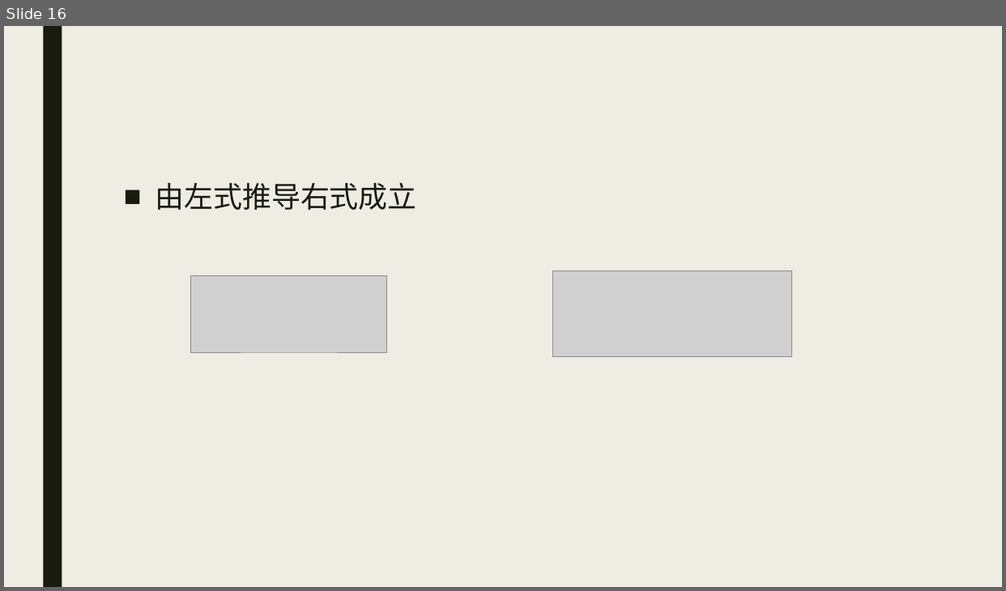
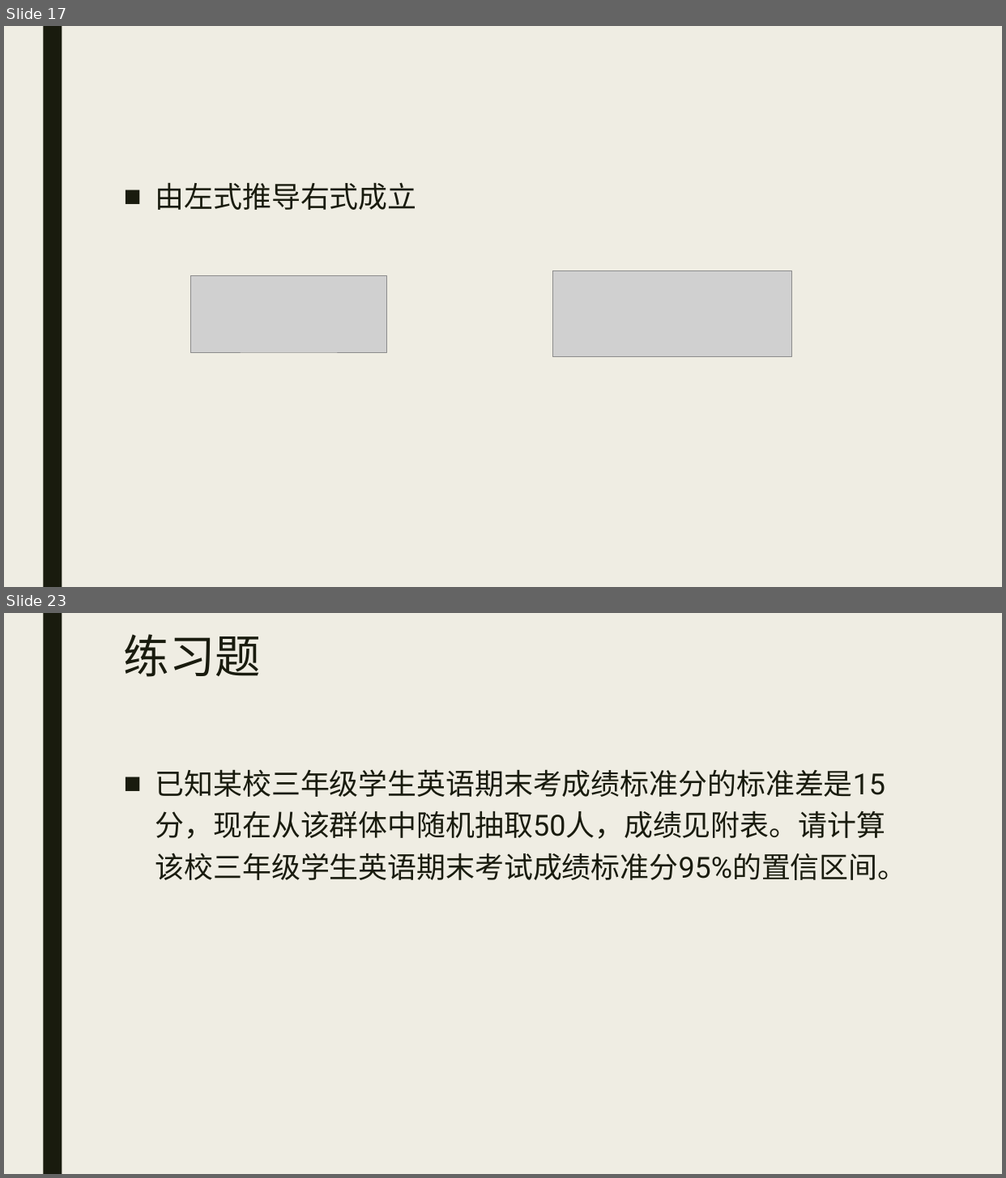
Before and after one commit to beneon/medstat, a slide deck: lect-2/lect-2.pptx. Shown one above the other, each under a label of ours: slide 16 before the commit, slides 17 and 23 after it; the slides between them are not shown. The pictures are 1006x591 and 1006x1178 pixels, drawn with LibreOffice and Linux fonts; fonts in the diff are those of the drawing; grey boxes stand for pictures. Boxes give left, top, right and bottom in pixels: in the first picture for what was removed or moved away, otherwise in the second. Text is boxed around its words. In the diff, an @@ line names an element or a change of style, - is before the commit and + after.

```diff
--- a/lect-2/lect-2.pptx
+++ b/lect-2/lect-2.pptx
@@ slide 23 added at <box>4,613,1002,1174</box>, background #EFEDE3; not listed: 1 template element that a slide beside it also shows @@
@@ title added at <box>124,634,261,677</box>, 44 pt, text #191B0E @@
+练习题
@@ text added at <box>155,769,907,880</box>, 28 pt, text #191B0E @@
+■ 已知某校三年级学生英语期末考成绩标准分的标准差是15分，现在从该群体中随机抽取50人，成绩见附表。请计算该校三年级学生英语期末考试成绩标准分95%的置信区间。
@@ what was slide 16 is now slide 17 @@
```
Also in this commit, not shown: 7 other slides added, 4 other files.
